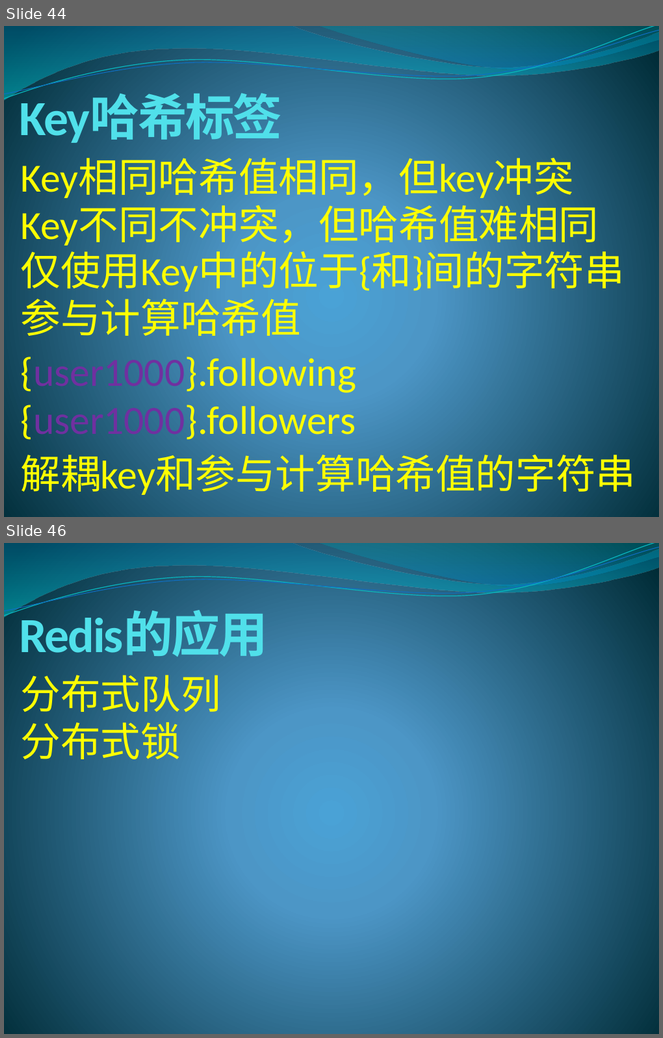
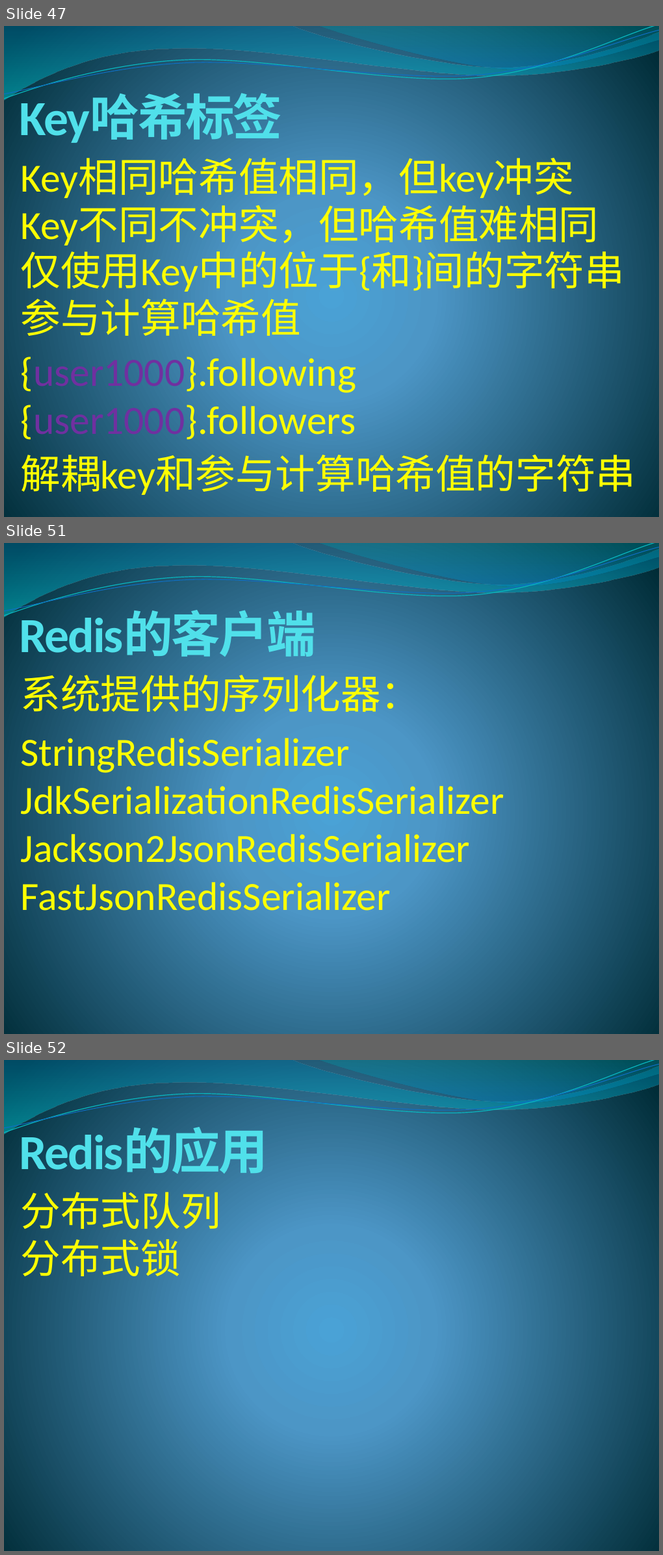
Before and after one commit to lixinjie1985/redis, a slide deck: docs/redis-01.pptx. Shown one above the other, each under a label of ours: slides 44 and 46 before the commit, slides 47, 51 and 52 after it; the slides between them are not shown. The pictures are 663x1038 and 663x1555 pixels, drawn with LibreOffice and Linux fonts; fonts in the diff are those of the drawing. Boxes give left, top, right and bottom in pixels: in the first picture for what was removed or moved away, otherwise in the second. Text is boxed around its words. In the diff, an @@ line names an element or a change of style, - is before the commit and + after.

```diff
--- a/docs/redis-01.pptx
+++ b/docs/redis-01.pptx
@@ slide 51 added at bbox=[4, 543, 659, 1034], background gradient #4AA0D6 to #4C98C7 to #002C38; not listed: 4 template elements that a slide beside it also shows @@
@@ title added at bbox=[20, 611, 316, 663], 54 pt, text #51E0EA, bold @@
+Redis的客户端
@@ text added at bbox=[21, 668, 421, 719], 44 pt, text #FFFF00 @@
+系统提供的序列化器：
@@ text added at bbox=[21, 733, 504, 920], 44 pt, text #FFFF00 @@
+StringRedisSerializer
+JdkSerializationRedisSerializer
+Jackson2JsonRedisSerializer
+FastJsonRedisSerializer
@@ what was slide 44 is now slide 47 @@
@@ what was slide 46 is now slide 52 @@
```
Also in this commit, not shown: 1 slide changed, 5 other slides added.
